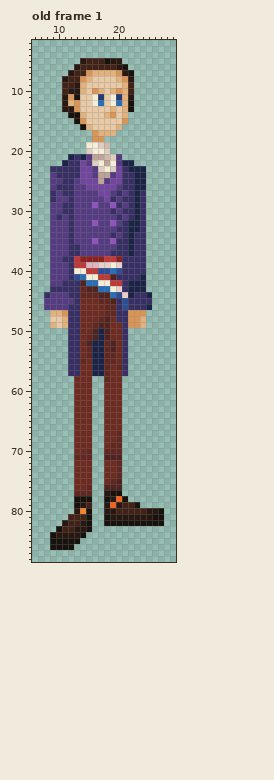
Two versions of one pixel-art file, Sprites/personagens/fase 4/Jacques-Pierre Brissot.aseprite. The first picture shows the starting point.
36x90 pixels, 1 frame. Colours within 5 levels of each other are drawn and written as one. Shown: old frame 1: x 6..29, y 2..88. The commit also changed other frames, which this record leaves out.
And afterwards:
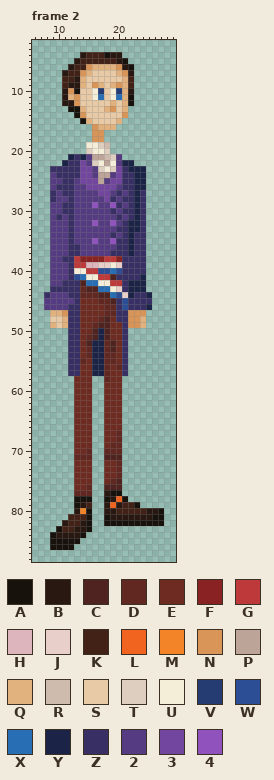
Palette (. is transparent): A #18120d  B #291812  C #4f2320  D #612721  E #6e2b21  F #892222  G #be3939  H #ddb5bd  J #e8cfca  K #422217  L #f1641f  M #f38428  N #d89557  P #bda499  Q #e2b27e  R #cebbae  S #e8caa6  T #ddcebf  U #f4edd8  V #243c72  W #2b4e95  X #286eb4  Y #1b2447  Z #382f64  2 #553b81  3 #72469e  4 #9052bc
A new or re-ordered frame is compared with the old frame closest to it.
Change:
frames 1 -> 4
--- frame 2 is new; against old frame 1, layer "Cabeça"
@@ x 9..24 @@
  3 ................
- 4 ................
- 5 .....BKKKABB....
- 6 ....BKKKKKKBA...
- 7 ...BKKNQQQQNBA..
- 8 ..BKKNQSSSSQNB..
- 9 ..KKBQSSSSSSQK..
-10 ..KBBQSNQSQNQK..
-11 ..BNASSUVSUVQB..
-12 ..BQNSSUXSUXQA..
-13 ..BBNSSSSSQSQA..
-14 ...AAQSSSQNSQ...
-15 ....ANSSSSSSN...
-16 .....AQSSSSQ....
-17 .......NQQQ.....
+ 4 .....BKKKABB....
+ 5 ....BKKKKKKBA...
+ 6 ...BKKNQQQQNBA..
+ 7 ..BKKNQSSSSQNB..
+ 8 ..KKBQSSSSSSQK..
+ 9 ..KBBQSNQSQNQK..
+10 ..BNASSUVSUVQB..
+11 ..BQNSSUXSUXQA..
+12 ..BBNSSSSSQSQA..
+13 ...AAQSSSQNSQ...
+14 ....ANSSSSSSN...
+15 .....AQSSSSQ....
+16 .......NQQQ.....
+17 .......NN.......
 18 .......NN.......
Where, in picture pixels (left, top, right, bottom), the same in both pictures:
changed: (62, 52, 134, 136)
